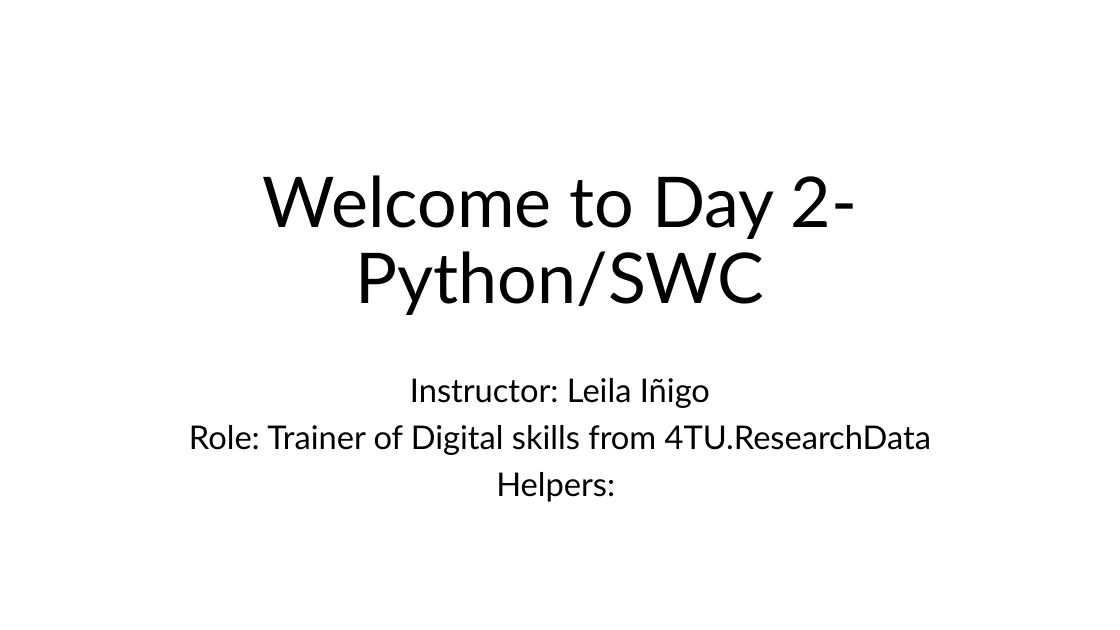
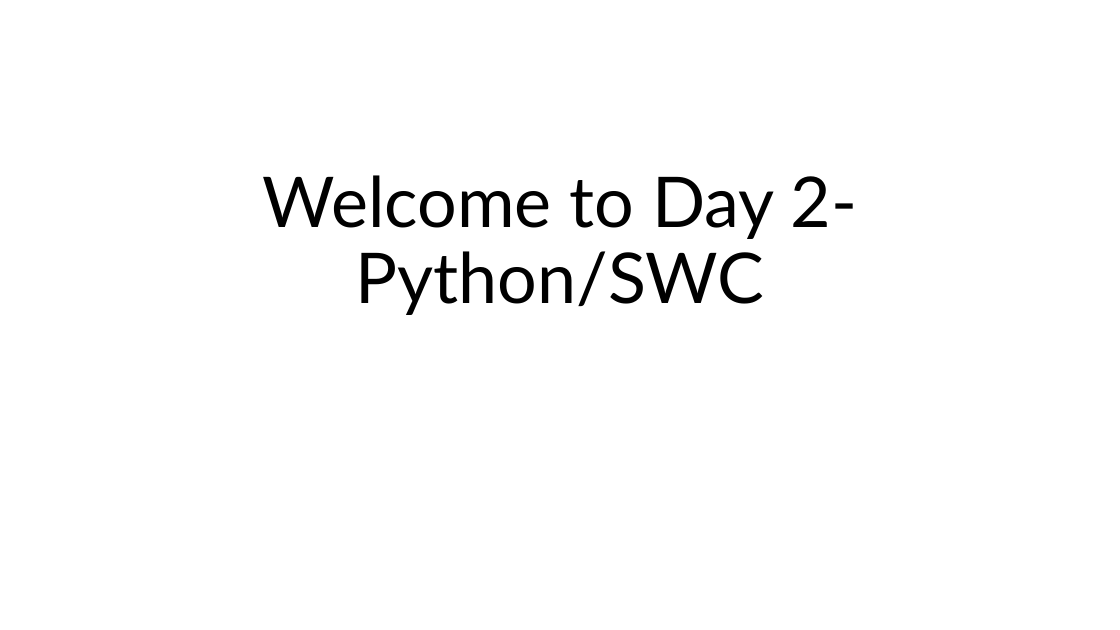
Before and after one commit to 4TUResearchData-Carpentries/software_carpentry_learner, a slide deck: slide 1 of python/Python_2_slides.pptx. Drawn at 1120x630 pixels with LibreOffice and Linux fonts; fonts in the diff are those of the drawing. Boxes give left, top, right and bottom in pixels: in the first picture for what was removed or moved away, otherwise in the second. Text is boxed around its words. In the diff, an @@ line names an element or a change of style, - is before the commit and + after.

```diff
--- a/python/Python_2_slides.pptx
+++ b/python/Python_2_slides.pptx
@@ subtitle removed at <box>189,378,931,502</box> @@
-Instructor: Leila Iñigo
-Role: Trainer of Digital skills from 4TU.ResearchData
-Helpers:
```
Also in this commit, not shown: 3 other slides changed, 3 other files.
